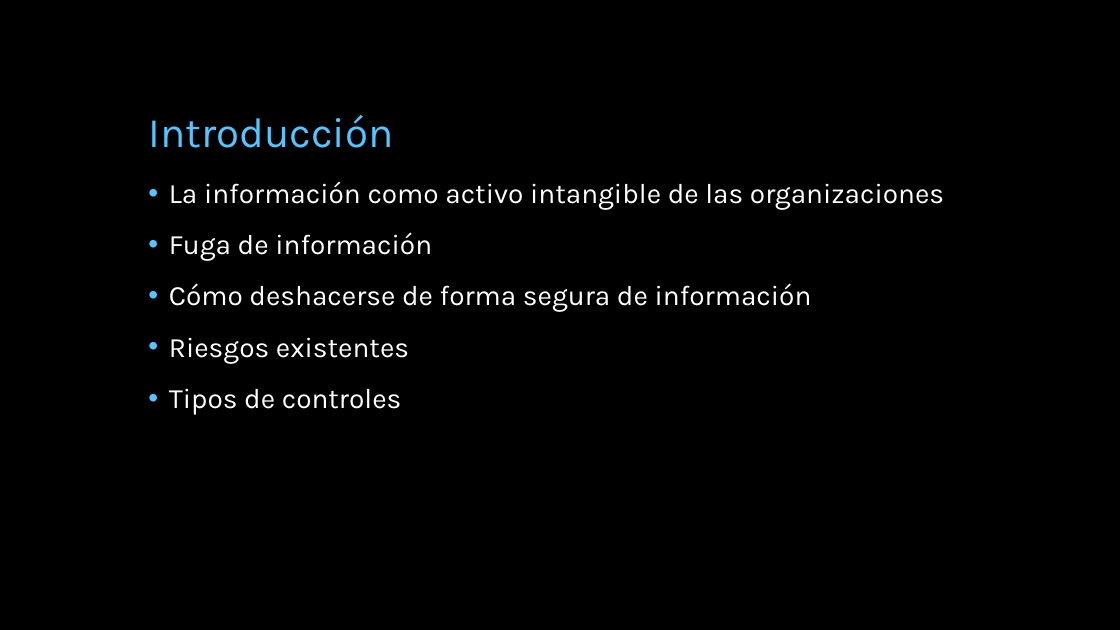
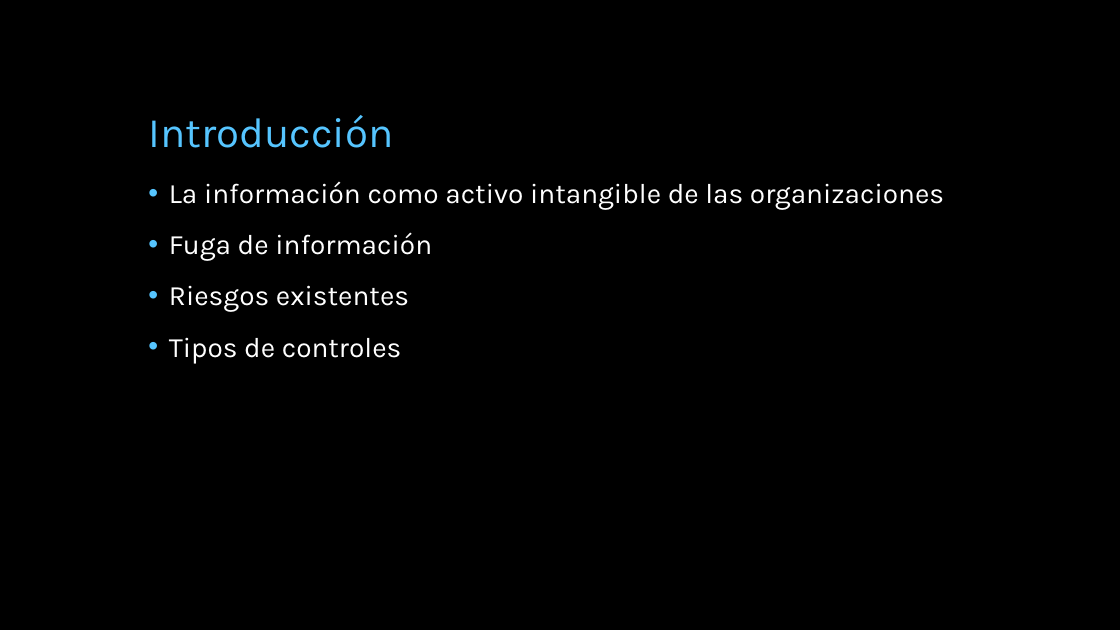
Before and after one commit to miparnisari/implantaciondesistemas, a slide deck: slide 3 of Presentacion/Fuga de Información.pptx. Drawn at 1120x630 pixels with LibreOffice and Linux fonts; fonts in the diff are those of the drawing; background and template pictures are left out. Boxes give left, top, right and bottom in pixels: in the first picture for what was removed or moved away, otherwise in the second. Text is boxed around its words. In the diff, an @@ line names an element or a change of style, - is before the commit and + after.

```diff
--- a/Presentacion/Fuga de Información.pptx
+++ b/Presentacion/Fuga de Información.pptx
@@ text at box(169, 283, 812, 312): paragraph removed @@
-• Cómo deshacerse de forma segura de información
```
Also in this commit, not shown: 4 other slides changed, 1 slide added, 3 other files.
